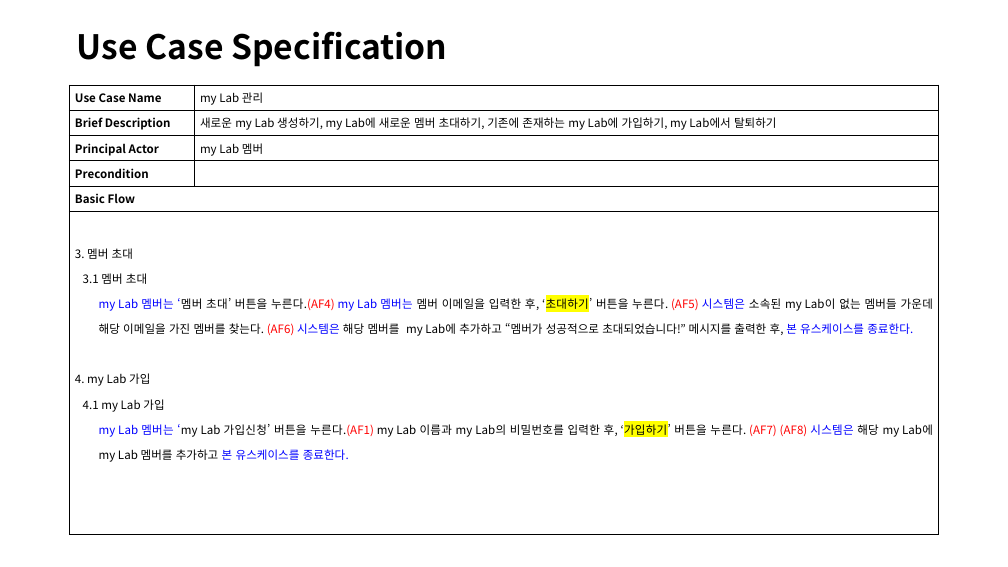
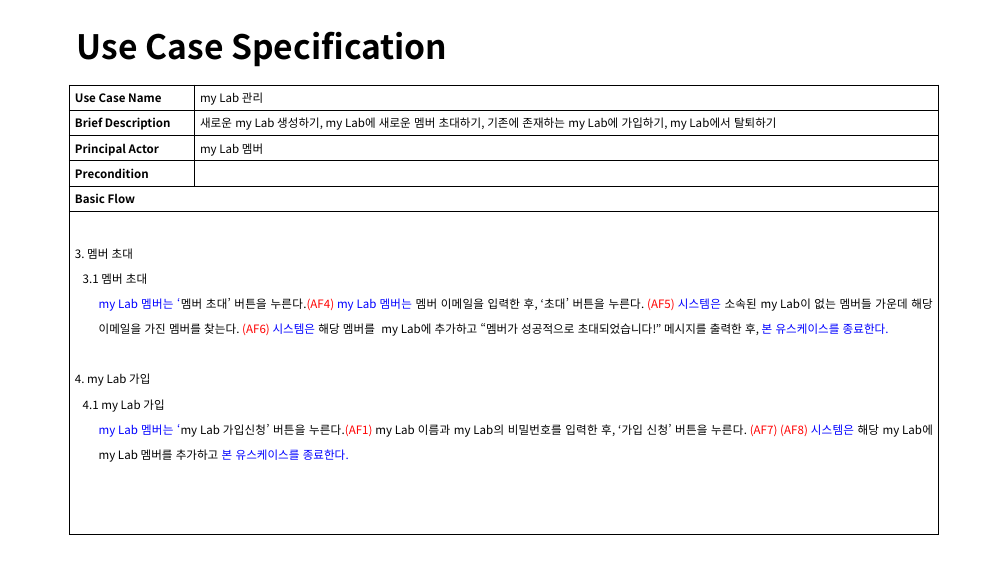
Before and after one commit to jisukim97/ChemicalManagementApplication, a slide deck: slide 13 of Document/4_수정중/SRS/191208 UC Spec - 1번, 2번, 3번, 4번.pptx. Drawn at 1008x567 pixels with LibreOffice and Linux fonts; fonts in the diff are those of the drawing. Boxes give left, top, right and bottom in pixels: in the first picture for what was removed or moved away, otherwise in the second. Text is boxed around its words. In the diff, an @@ line names an element or a change of style, - is before the commit and + after.

```diff
--- a/Document/4_수정중/SRS/191208 UC Spec - 1번, 2번, 3번, 4번.pptx
+++ b/Document/4_수정중/SRS/191208 UC Spec - 1번, 2번, 3번, 4번.pptx
@@ table at bbox=[70, 85, 939, 535] @@
-row 6, column 1: 3. 멤버 초대 / 3.1 멤버 초대 / my Lab 멤버는 ‘멤버 초대’ 버튼을 누른다.(AF4) my Lab 멤버는 멤버 이메일을 입력한 후, ‘초대하기’ 버튼을 누른다. (AF5) 시스템은 소속된 my Lab이 없는 멤버들 가운데 해당 이메일을 가진 멤버를 찾는다. (AF6) 시스템은 해당 멤버를 my Lab에 추가하고 “멤버가 성공적으로 초대되었습니다!” 메시지를 출력한 후, 본 유스케이스를 종료한다. / 4. my Lab 가입 / 4.1 my Lab 가입 / my Lab 멤버는 ‘my Lab 가입신청’ 버튼을 누른다.(AF1) my Lab 이름과 my Lab의 비밀번호를 입력한 후, ‘가입하기’ 버튼을 누른다. (AF7) (AF8) 시스템은 해당 my Lab에 my Lab 멤버를 추가하고 본 유스케이스를 종료한다.
+row 6, column 1: 3. 멤버 초대 / 3.1 멤버 초대 / my Lab 멤버는 ‘멤버 초대’ 버튼을 누른다.(AF4) my Lab 멤버는 멤버 이메일을 입력한 후, ‘초대’ 버튼을 누른다. (AF5) 시스템은 소속된 my Lab이 없는 멤버들 가운데 해당 이메일을 가진 멤버를 찾는다. (AF6) 시스템은 해당 멤버를 my Lab에 추가하고 “멤버가 성공적으로 초대되었습니다!” 메시지를 출력한 후, 본 유스케이스를 종료한다. / 4. my Lab 가입 / 4.1 my Lab 가입 / my Lab 멤버는 ‘my Lab 가입신청’ 버튼을 누른다.(AF1) my Lab 이름과 my Lab의 비밀번호를 입력한 후, ‘가입 신청’ 버튼을 누른다. (AF7) (AF8) 시스템은 해당 my Lab에 my Lab 멤버를 추가하고 본 유스케이스를 종료한다.
```
Also in this commit, not shown: 12 other slides changed, 2 other files.
